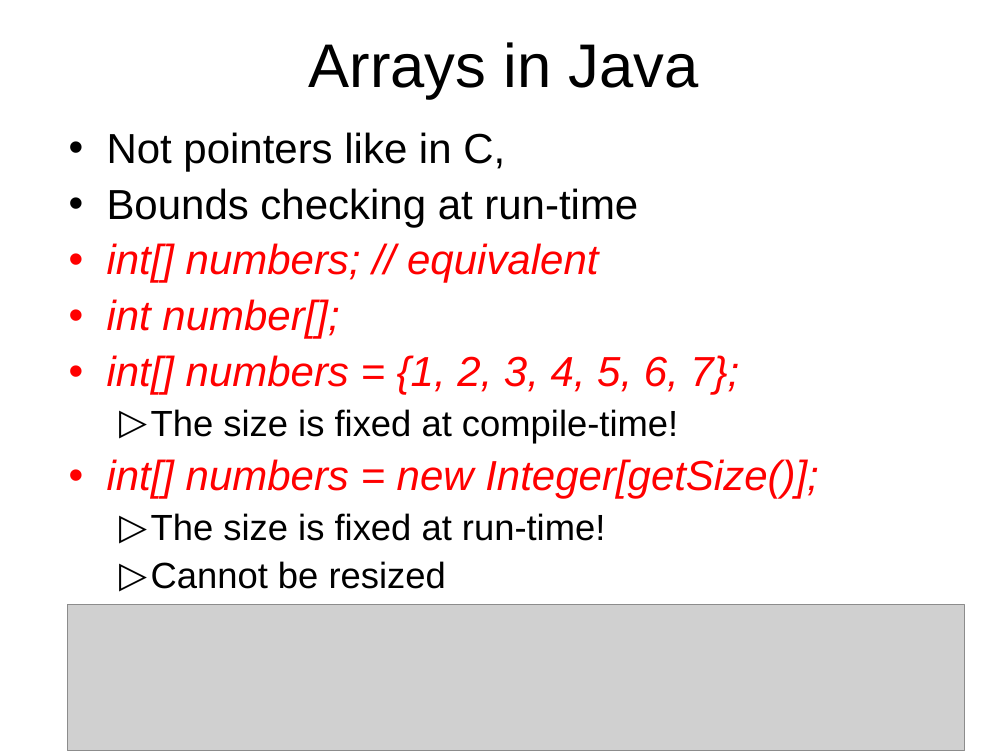
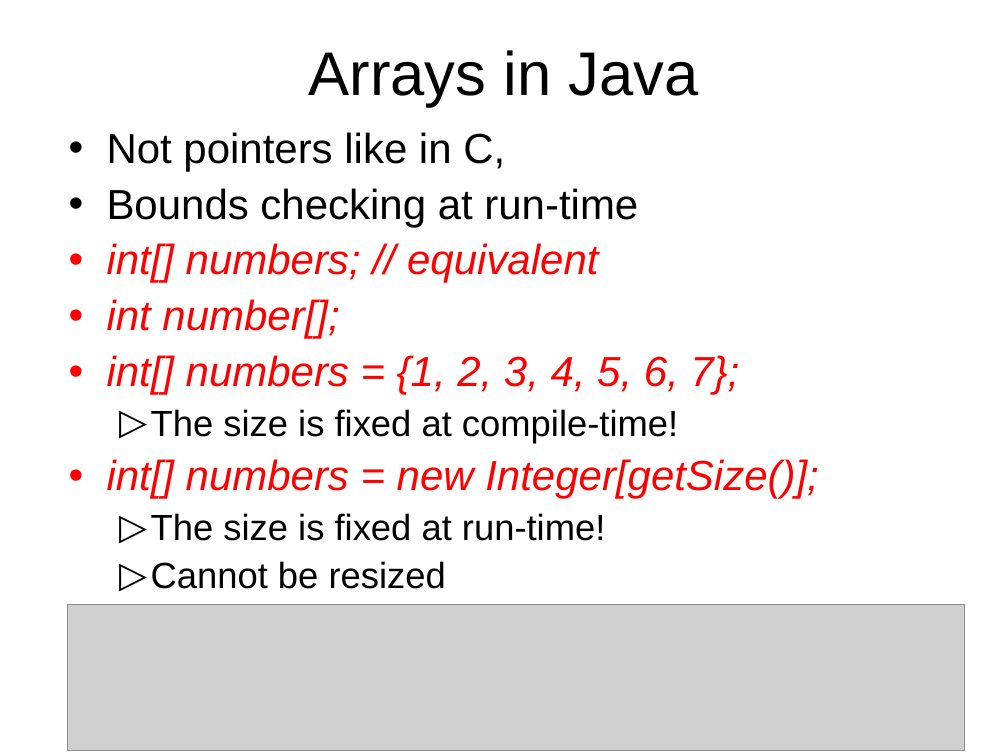
Before and after one commit to octaviordz/zjnu2017.github.io, a slide deck: slide 7 of OOP/lectures/030--Classes.and.Objects.ppt (slide 3 before the commit). Drawn at 1008x756 pixels with LibreOffice and Linux fonts; fonts in the diff are those of the drawing; grey boxes stand for pictures. Boxes give left, top, right and bottom in pixels: in the first picture for what was removed or moved away, otherwise in the second. Text is boxed around its words. In the diff, an @@ line names an element or a change of style, - is before the commit and + after.

Commit message:
Update slides for lesson on OO Java.

```diff
--- a/OOP/lectures/030--Classes.and.Objects.ppt
+++ b/OOP/lectures/030--Classes.and.Objects.ppt
@@ title "Arrays in Java": place and size @@
-title "Arrays in Java" at (309, 42, 699, 99)
+title "Arrays in Java" at (309, 50, 699, 107)
```
Also in this commit, not shown: 4 other slides changed, 5 slides added, 1 other file.
